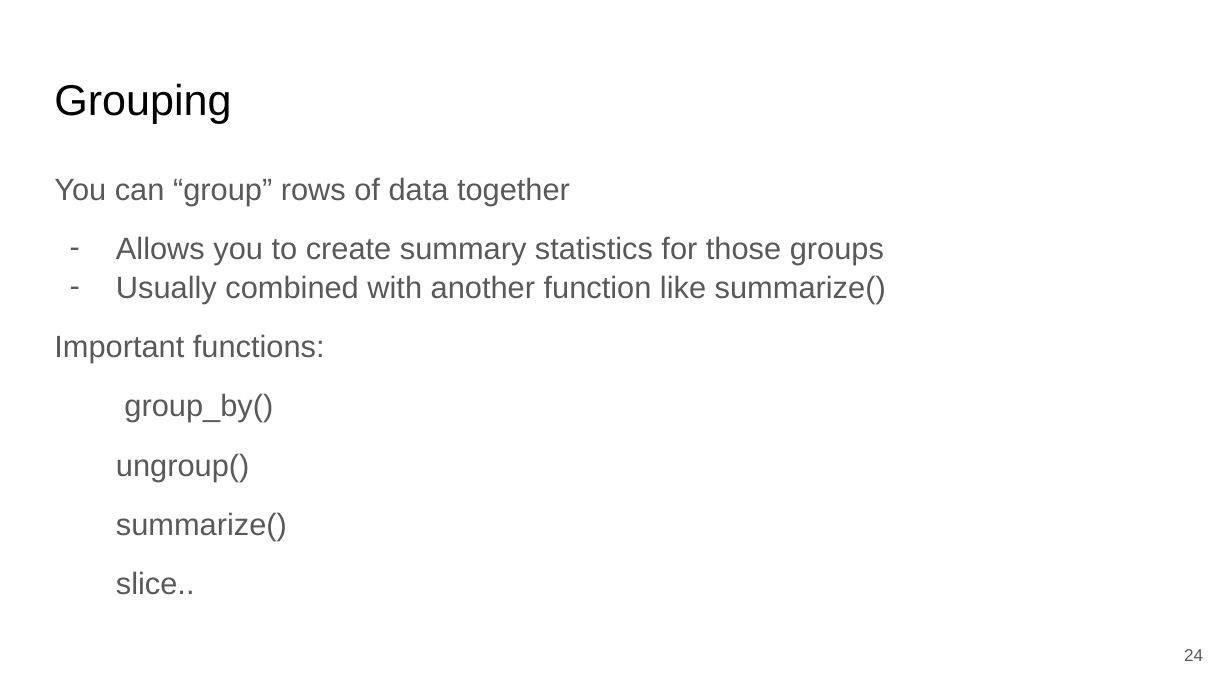
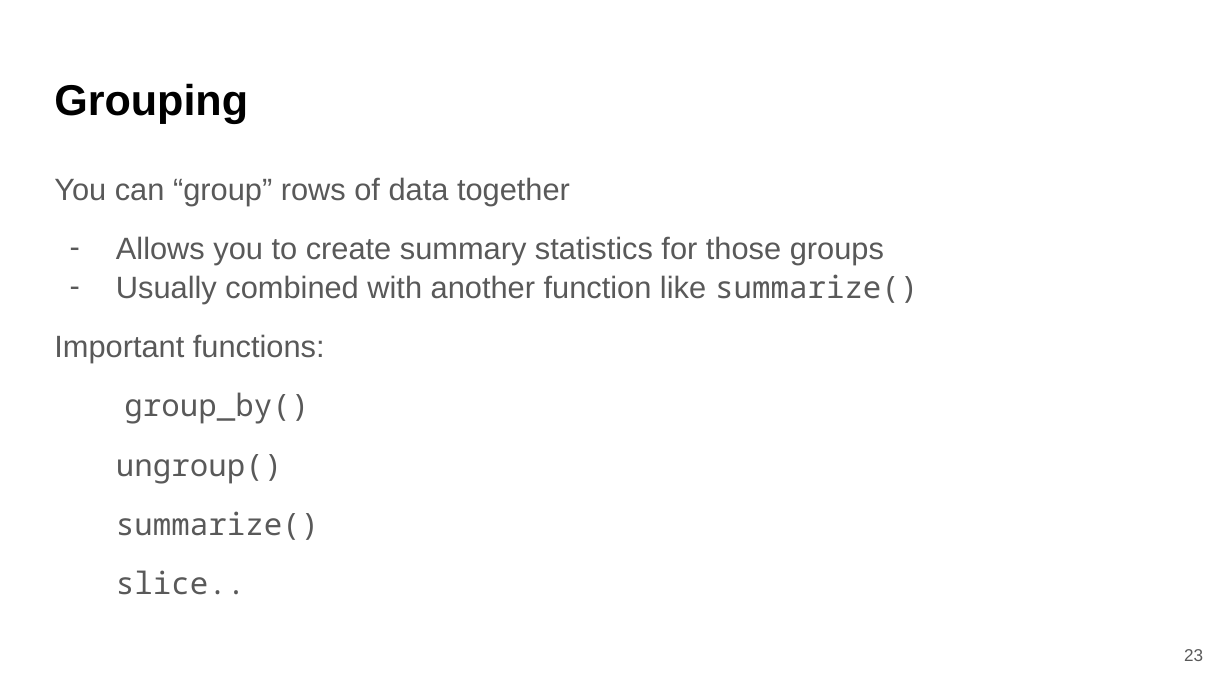
Before and after one commit to bmaitner/biometry_course, a slide deck: slide 23 of lectures/Lecture_07_tidyverse.pptx (slide 24 before the commit). Drawn at 1232x693 pixels with LibreOffice and Linux fonts; fonts in the diff are those of the drawing. Boxes give left, top, right and bottom in pixels: in the first picture for what was removed or moved away, otherwise in the second. Text is boxed around its words. In the diff, an @@ line names an element or a change of style, - is before the commit and + after.

```diff
--- a/lectures/Lecture_07_tidyverse.pptx
+++ b/lectures/Lecture_07_tidyverse.pptx
@@ title "Grouping" at [54,83,248,123]: bold on @@
@@ text at [116,274,918,595]: font Arial to Noto Sans Mono in "summarize()", "group_by()", "ungroup()", "summarize()" and 1 more places @@
@@ page number at [1184,649,1203,661]: text changed @@
-24
+23
```
Also in this commit, not shown: 27 other slides changed, 6 slides added, 1 slide removed, 1 other file.
